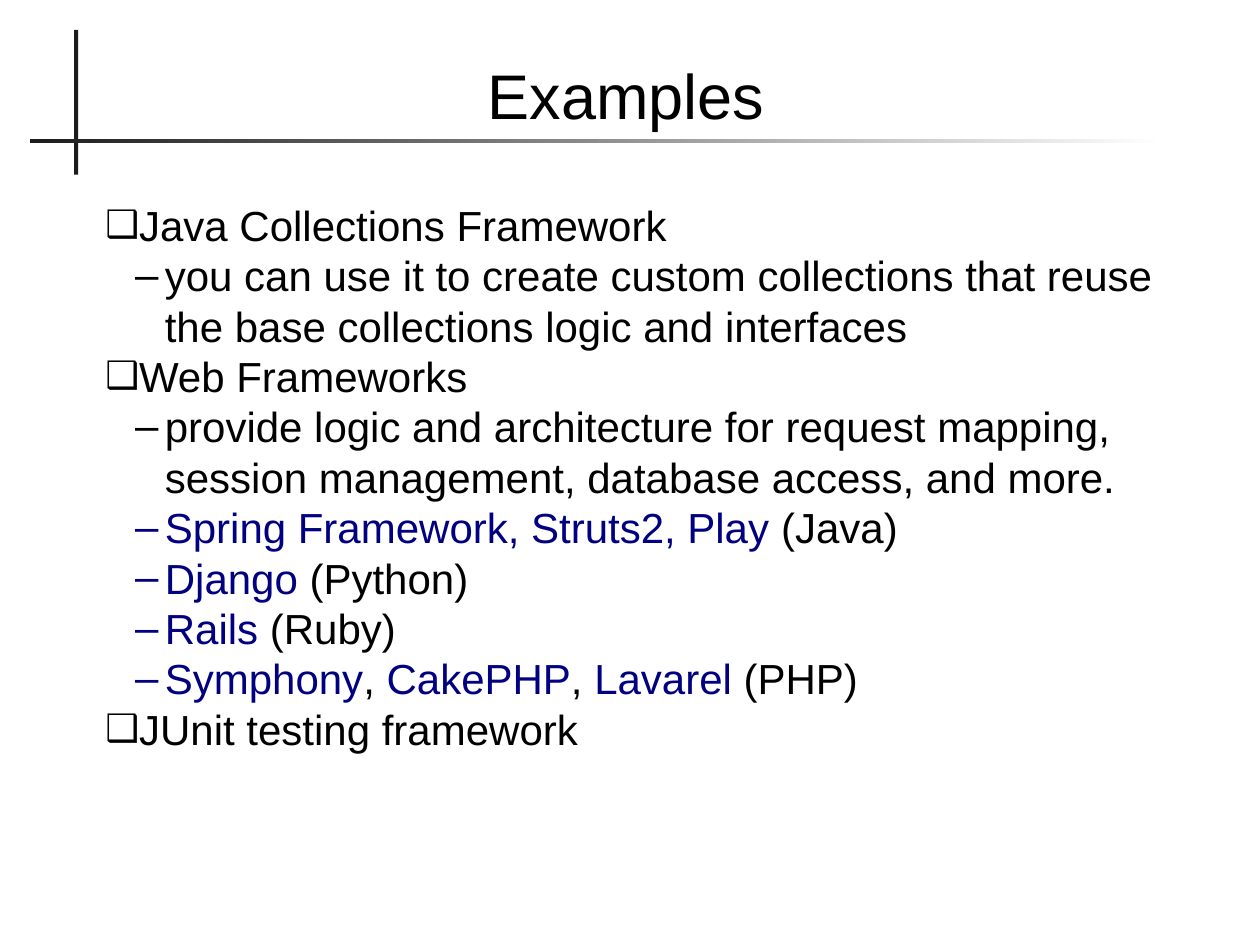
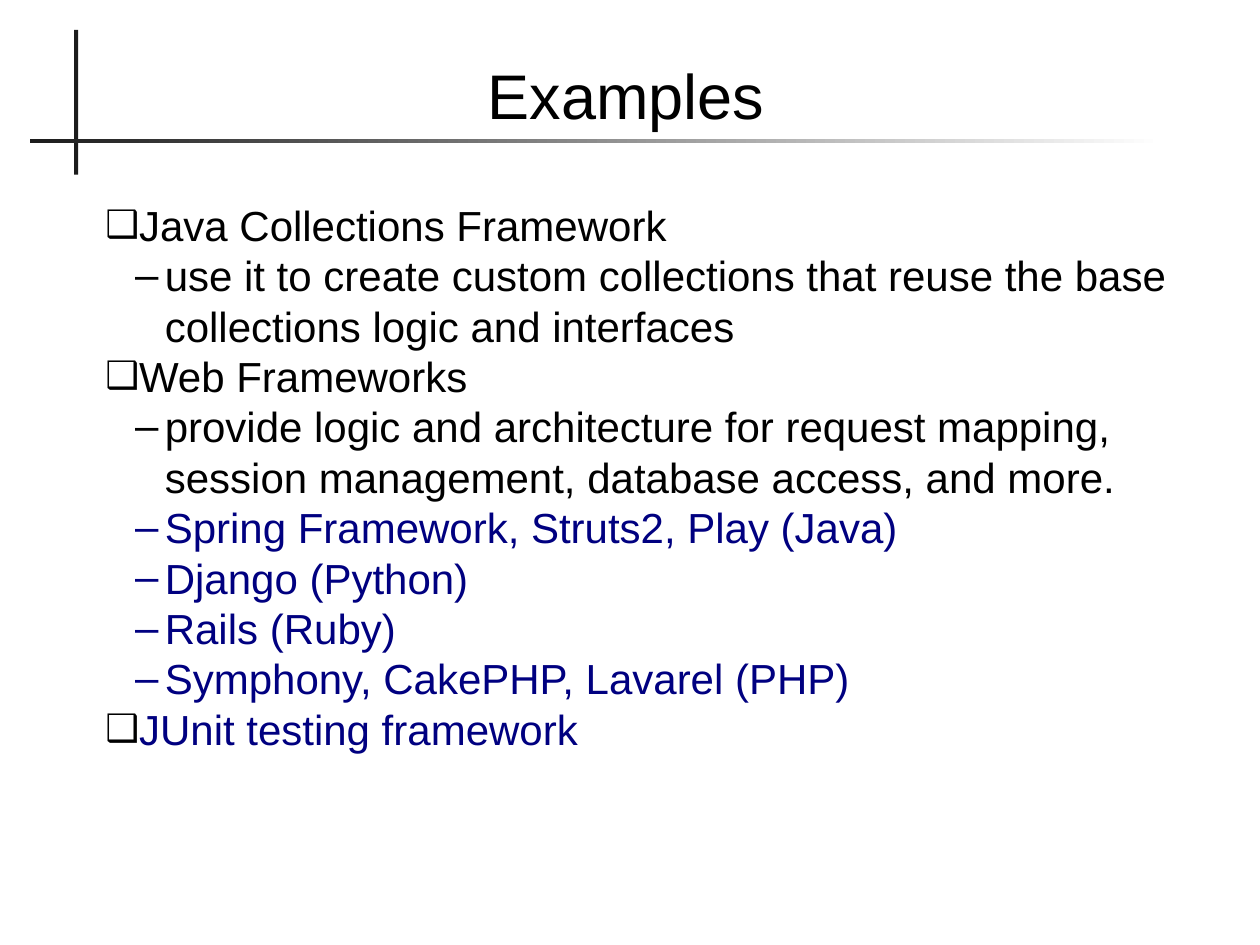
Before and after one commit to skeoop/skeoop.github.io, a slide deck: slide 3 of frameworks/Frameworks.pptx. Drawn at 1260x945 pixels with LibreOffice and Linux fonts; fonts in the diff are those of the drawing. Boxes give left, top, right and bottom in pixels: in the first picture for what was removed or moved away, otherwise in the second. Text is boxed around its words. In the diff, an @@ line names an element or a change of style, - is before the commit and + after.

```diff
--- a/frameworks/Frameworks.pptx
+++ b/frameworks/Frameworks.pptx
@@ text at [139, 210, 1114, 753]: text colour #000000 to #000080 in "(Java)", "(Python)", "(Ruby)", "Symphony, CakePHP, (PHP)" and 1 more places; indent changed @@
@@ text at [165, 260, 1166, 350]: text changed @@
-  – you can use it to create custom collections that reuse the base collections logic and interfaces
+  – use it to create custom collections that reuse the base collections logic and interfaces
```
Also in this commit, not shown: 15 other slides changed, 8 other files.
